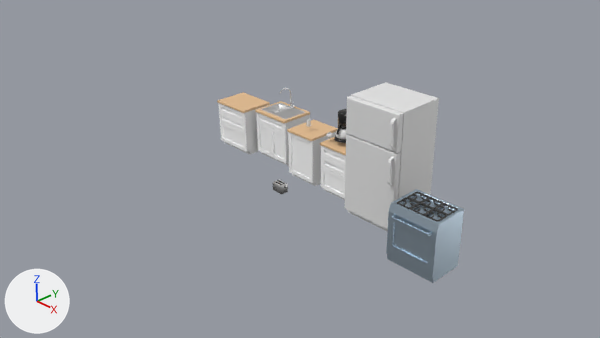
Renders of the Blender file blender/Kitchen.blend from each side of a commit.
The view is the same before and after, from the file's camera 'Camera'. Every picture has the same lights, and +X, +Y and +Z are marked at lower left.

Names of what the first picture shows: 'CounterTop_Cabinet', 'CounterTop_Sink.001', 'Floor_unit_wide.001', 'Fridge', 'Stove', 'cover_sink_wide', 'cover_small_big', 'cover_small_drawers', 'cover_small_drawers.001'.
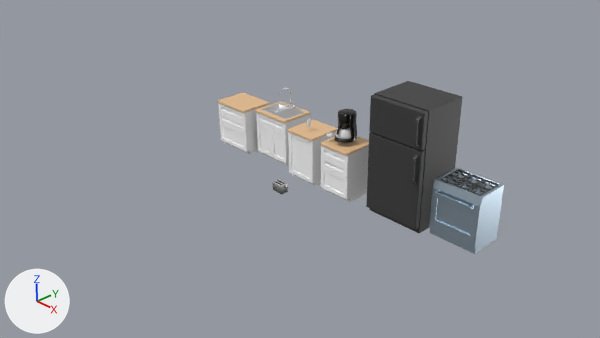
Location of each change, [x1, y1, x2, y2] in pixels of the pictures (600 x 338 px):
'Fridge', recoloured, moved (white to grey): before [344, 82, 439, 232]; after [366, 81, 463, 233]
'Stove', moved: before [386, 189, 464, 283]; after [429, 167, 504, 254]
'Plane.006', moved: before [424, 209, 447, 222]; after [467, 185, 489, 196]
'Plane.005', moved: before [435, 203, 458, 216]; after [477, 179, 498, 191]
'Plane.004', moved: before [410, 203, 433, 216]; after [454, 179, 475, 190]
'Plane.002', moved: before [397, 197, 419, 209]; after [440, 174, 461, 185]
'Plane.003', moved: before [421, 197, 443, 209]; after [463, 174, 484, 185]
'Plane.001', moved: before [408, 191, 429, 203]; after [450, 169, 470, 179]
'Floor_unit2', unchanged, uncovered by the edit: before [324, 189, 345, 200]; after [324, 146, 369, 202]

Patch to the scene script:
```diff
--- a/blender/Kitchen.blend.py
+++ b/blender/Kitchen.blend.py
@@ me_frdge @@
 me_frdge.from_pydata(...)  # 128 vertices, 122 faces; spans x -0.5..0.5, y -0.58..0.4, z 0.0..2.0
+me_frdge.materials.append(mat_cast_iron)  # black #3b3b3b
@@ ob_stove @@
 ob_stove = bpy.data.objects.new('Stove', me_plane_004)
-ob_stove.location = (3.0, 0.0, 0.0)
+ob_stove.location = (3.0, 1.0, 0.0)
@@ ob_fridge @@
 ob_fridge = bpy.data.objects.new('Fridge', me_frdge)
-ob_fridge.location = (1.8, 0.7, 0.0)
+ob_fridge.location = (2.0, 1.0, 0.0)
```
